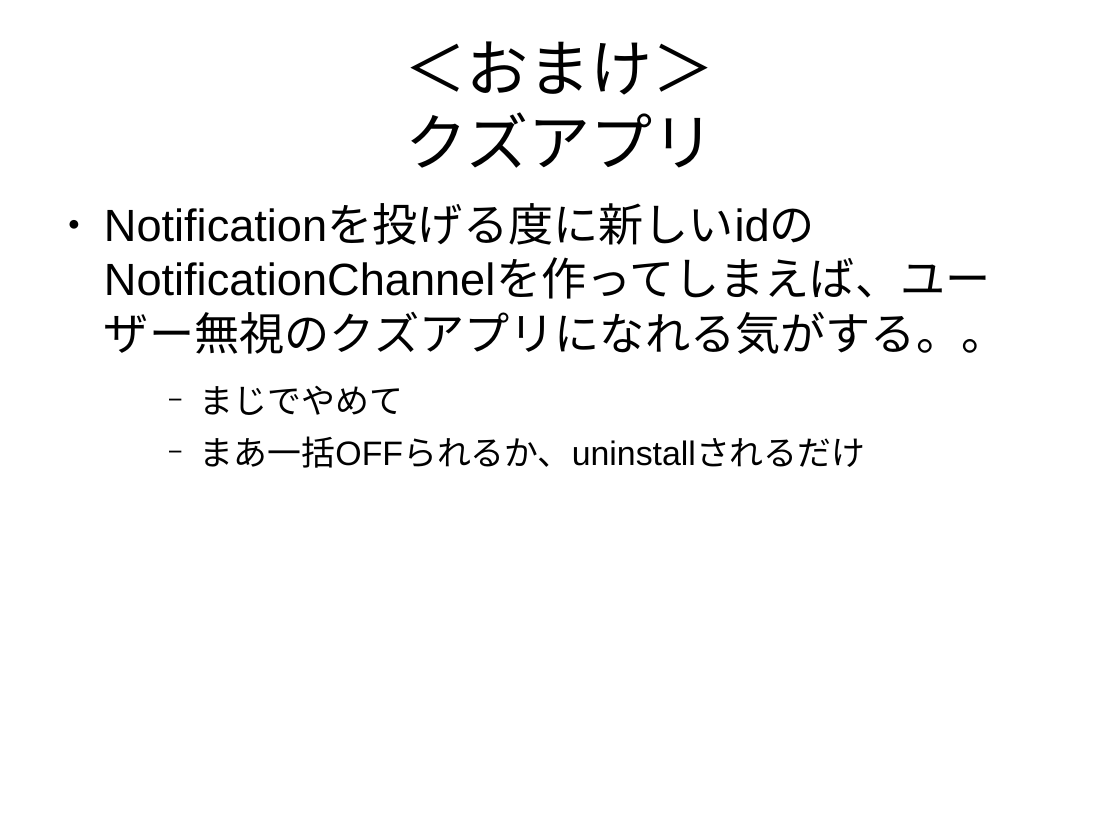
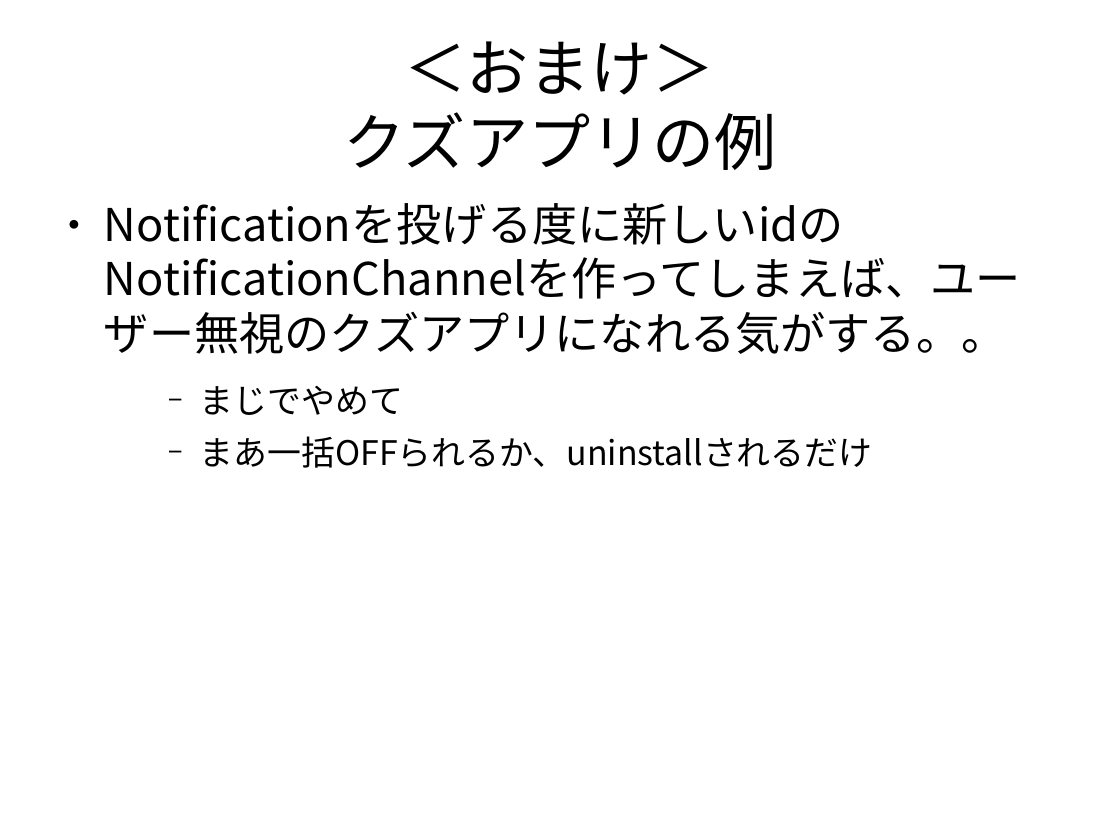
Before and after one commit to tmhouse/TestNotificationChannelSample, a slide deck: slide 13 of NotificationChannelについて.odp. Drawn at 1120x840 pixels with LibreOffice and Linux fonts; fonts in the diff are those of the drawing. Boxes give left, top, right and bottom in pixels: in the first picture for what was removed or moved away, otherwise in the second. Text is boxed around its words. In the diff, an @@ line names an element or a change of style, - is before the commit and + after.

```diff
--- a/NotificationChannelについて.odp
+++ b/NotificationChannelについて.odp
@@ title at [343, 41, 776, 170]: text changed @@
-＜おまけ＞
-クズアプリ
+＜おまけ＞
+クズアプリの例
@@ text "Notificationを投げる度に新しいidのNotificationChannelを作ってしまえば、ユーザー無視のク ..." at [104, 257, 1021, 468]: font Arial to Noto Sans CJK JP @@
```
Also in this commit, not shown: 14 other slides changed, 5 slides added, 2 slides removed.
